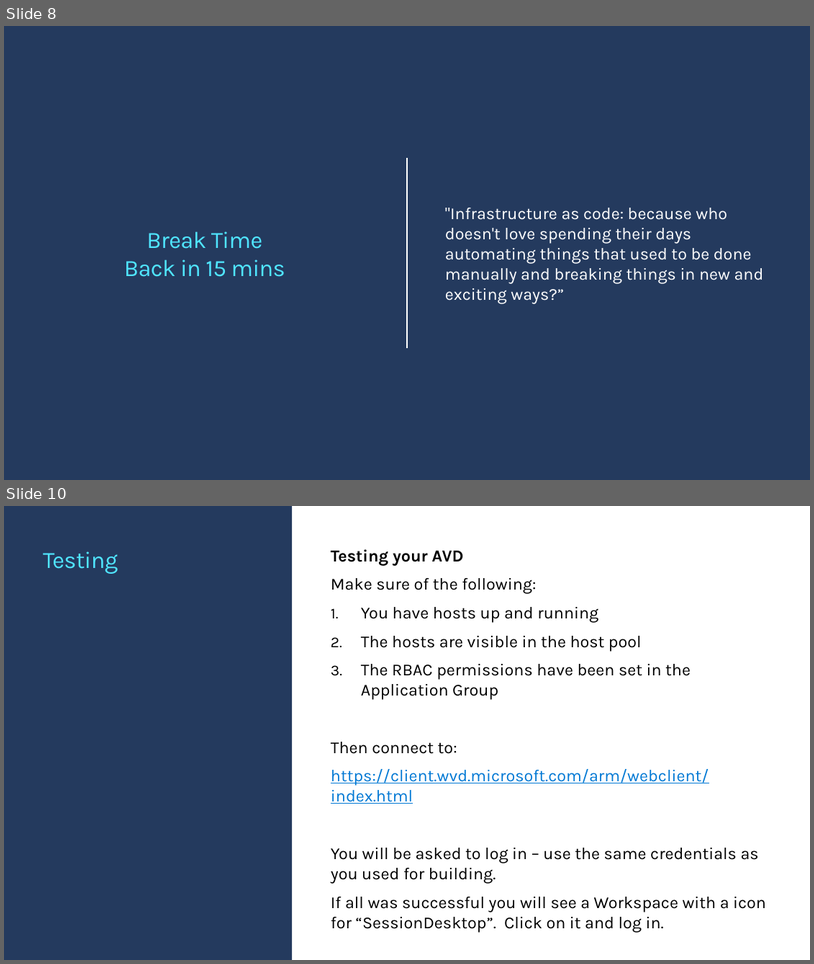
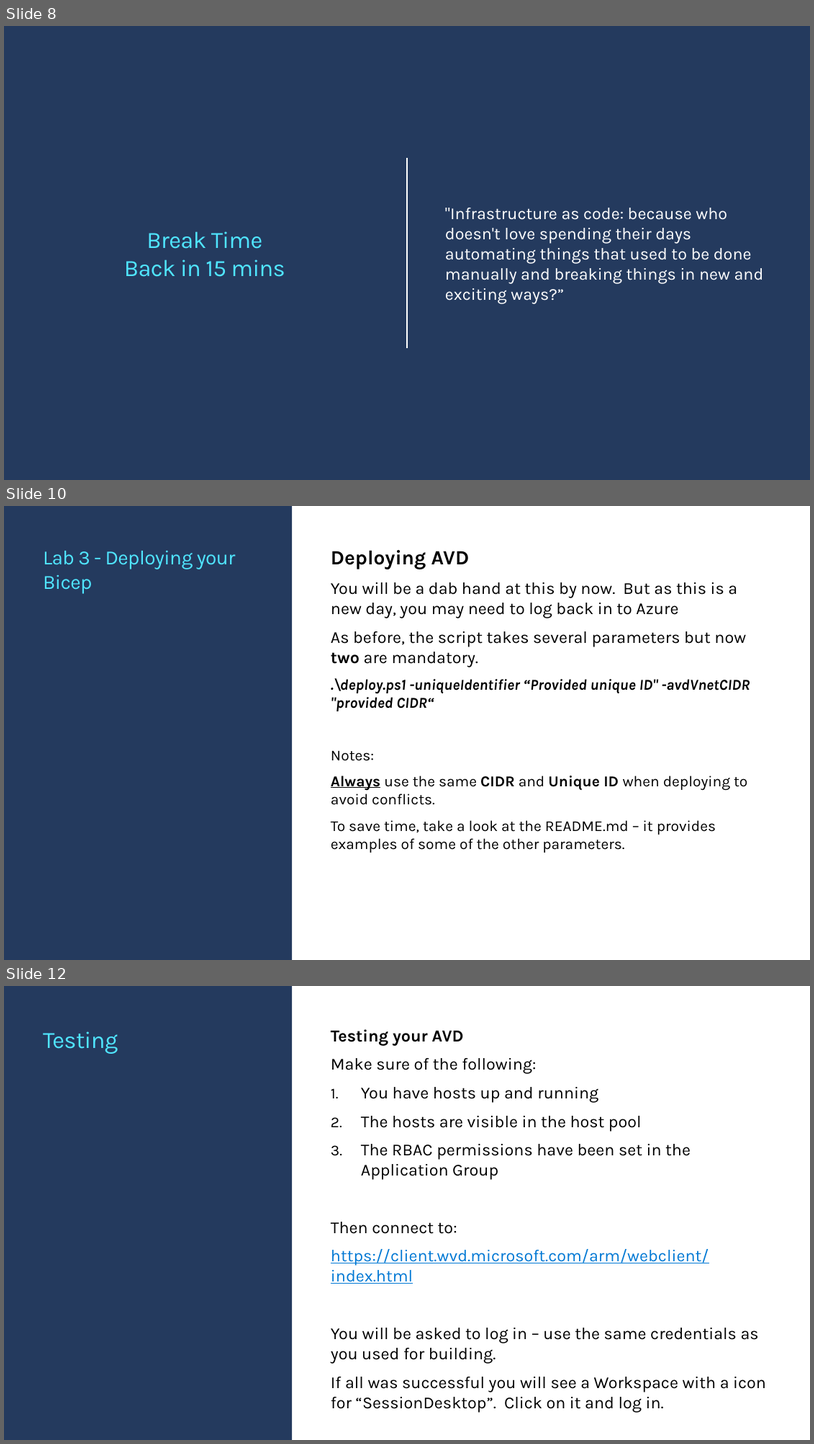
Before and after one commit to mikerossms/AVD-Bicep-Workshop-LBG, a slide deck: Presentation/LBG-AVDBicep-Day2.pptx. Shown one above the other, each under a label of ours: slides 8 and 10 before the commit, slides 8, 10 and 12 after it; the slides between them are not shown. The pictures are 814x964 and 814x1444 pixels, drawn with LibreOffice and Linux fonts; fonts in the diff are those of the drawing; background and template pictures are left out. Boxes give left, top, right and bottom in pixels: in the first picture for what was removed or moved away, otherwise in the second. Text is boxed around its words. In the diff, an @@ line names an element or a change of style, - is before the commit and + after.

```diff
--- a/Presentation/LBG-AVDBicep-Day2.pptx
+++ b/Presentation/LBG-AVDBicep-Day2.pptx
@@ slide 10 added at (4,506,810,960), background #FFFFFF; not listed: 1 template element that a slide beside it also shows @@
@@ title added at (43,551,236,594), 24 pt, text #50E6FF @@
+Lab 3 - Deploying your Bicep
@@ text added at (331,550,750,852), 18 pt, text #000000 @@
+Deploying AVD
+You will be a dab hand at this by now. But as this is a new day, you may need to log back in to Azure
+As before, the script takes several parameters but now two are mandatory.
+.\deploy.ps1 -uniqueIdentifier “Provided unique ID" -avdVnetCIDR "provided CIDR“
+Notes:
+Always use the same CIDR and Unique ID when deploying to avoid conflicts.
+To save time, take a look at the README.md – it provides examples of some of the other parameters.
@@ what was slide 10 is now slide 12 @@
```
Also in this commit, not shown: 2 slides changed, 1 other slide added.
